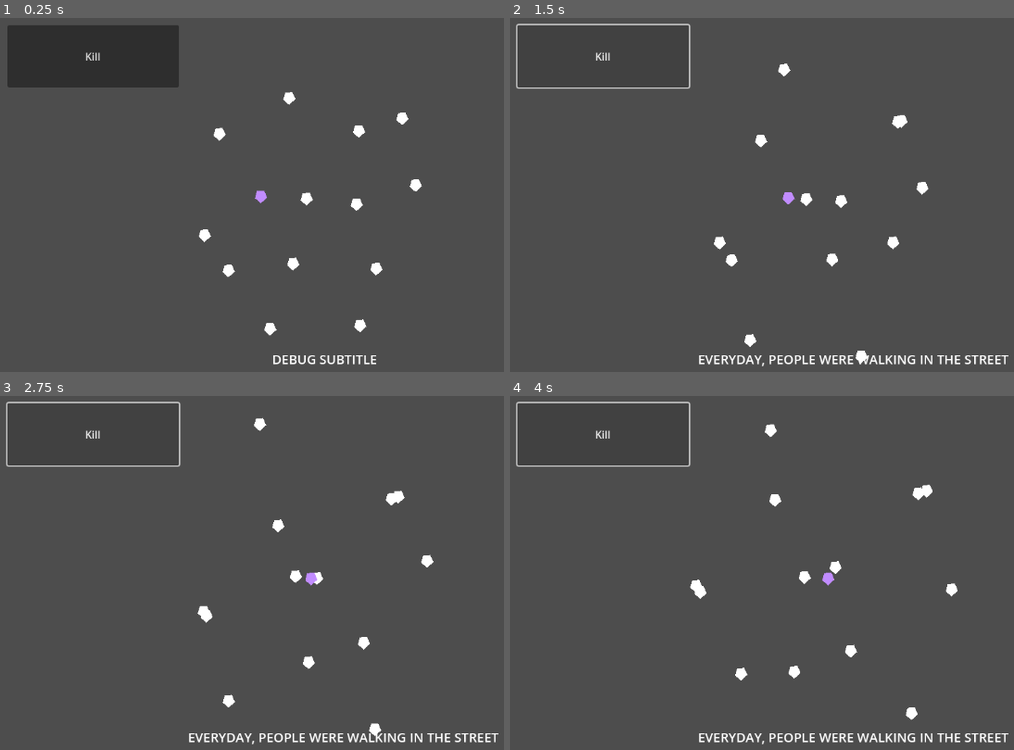
Above: before the commit, frames 1-4 (two rows, left to right).
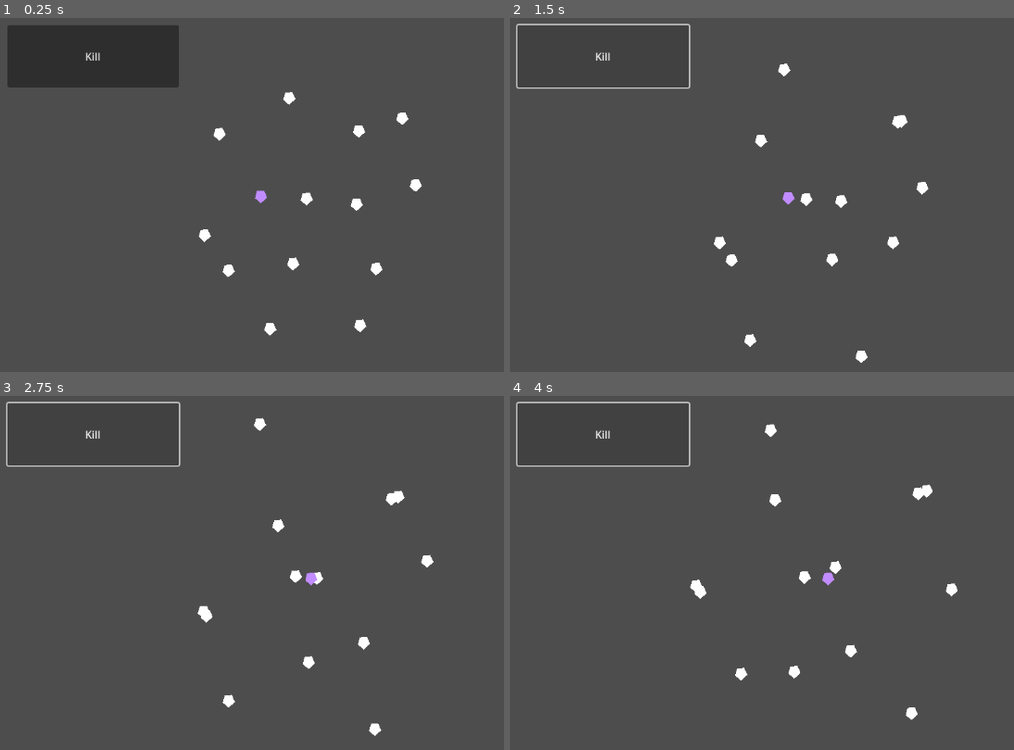
Above: after the commit, the same moments.

Repository: patator62180/Expelemalum
Game: Godot game, scene res://modules/world/world.tscn
Two runs of this game, one before a commit and one after it. Both use one fixed random seed, a clock stepped at 60 frames per second and the inputs below. Sound files missing from this copy of the repository are replaced by a short silence.
Inputs:
- Up to frame 1 (0.25 s): no input
- Up to frame 2 (1.5 s): click "Kill" at 0.5 s; tap Enter at 1.25 s; hold Right (right) from 1.28 s (still down); tap Space (activate) at 1.35 s
- Up to frame 3 (2.75 s): release Right (right) at 2.03 s; hold Down (down) from 2.03 s (still down); tap Space (activate) at 2.1 s
- Up to frame 4 (4 s): release Down (down) at 2.78 s; hold Right (right) 2.78-3.53 s; tap Space (activate) at 2.85, 3.6 s; hold Up (up) from 3.53 s (still down)

The runs differ from the first frame. In frame 1, 0.3% of the frame differs, in the area x 54-75%, y 95-98%; in frame 2, 0.8%; in frame 3, 0.8%; in frame 4, 0.8%, in the area x 37-99%, y 95-99%.

Commit message:
Refacto subtitle

Diff:
--- a/modules/narration/Audio/Everyday.tres
+++ b/modules/narration/Audio/Everyday.tres
@@ -1,7 +1,7 @@
-[gd_resource type="Resource" load_steps=3 format=3 uid="uid://bfuhcteq2of0w"]
+[gd_resource type="Resource" load_steps=3 format=3]
 
-[ext_resource type="AudioStream" uid="uid://pyn0gqrxyv0j" path="res://modules/narration/Audio/Everyday.wav" id="1_02dub"]
-[ext_resource type="Script" path="res://modules/narration/Audio/SubtitledAudioStreamWav.gd" id="2_43bdn"]
+[ext_resource type="AudioStream" uid="uid://pyn0gqrxyv0j" path="res://modules/narration/Audio/AudioSource/Everyday.wav" id="1_02dub"]
+[ext_resource type="Script" path="res://modules/narration/SubtitledAudioStreamWav.gd" id="2_43bdn"]
 
 [resource]
 script = ExtResource("2_43bdn")
--- /dev/null
+++ b/modules/narration/SubtitledAudioStreamWav.gd
@@ -0,0 +1,2 @@
+@export var Audio : AudioStreamWAV
+@export var SubtitleText : String
--- a/modules/narration/narration.gd
+++ b/modules/narration/narration.gd
@@ -17,10 +17,15 @@
 		narratorStreamPlayer.stream = subtitledAudioStream.Audio
 		narratorSubtitleLabel.text = subtitledAudioStream.SubtitleText
 	else:
-		var audioStream = load("res://modules/narration/Audio/"+lineNameStr+".wav")
+		var audioStream = load("res://modules/narration/Audio/AudioSource/"+lineNameStr+".wav")
 		narratorStreamPlayer.stream = audioStream
+		narratorSubtitleLabel.text = "No Subtitle"
 	narratorStreamPlayer.play()
 
 func _on_game_state_updated():
 	if(GameState.KillCount == 1):
 		_play_line(AUDIO_LINE.Everyday)
+
+
+func _on_audio_stream_player_finished():
+	narratorSubtitleLabel.text = ""
--- a/modules/narration/narration.tscn
+++ b/modules/narration/narration.tscn
@@ -1,7 +1,7 @@
-[gd_scene load_steps=5 format=3 uid="uid://dq1n7aidps3bf"]
+[gd_scene load_steps=5 format=3 uid="uid://b855xyyw4k76w"]
 
 [ext_resource type="Script" path="res://modules/narration/narration.gd" id="1_kif28"]
-[ext_resource type="AudioStream" uid="uid://b3rhwilgp1a7l" path="res://modules/narration/Audio/Intro.wav" id="2_6ykfq"]
+[ext_resource type="AudioStream" uid="uid://b3rhwilgp1a7l" path="res://modules/narration/Audio/AudioSource/Intro.wav" id="2_5w13a"]
 [ext_resource type="Script" path="res://modules/narration/NarratorAudioStreamPlayer.gd" id="3_eytij"]
 
 [sub_resource type="LabelSettings" id="LabelSettings_uweh6"]
@@ -17,7 +17,7 @@
 script = ExtResource("1_kif28")
 
 [node name="AudioStreamPlayer" type="AudioStreamPlayer" parent="."]
-stream = ExtResource("2_6ykfq")
+stream = ExtResource("2_5w13a")
 volume_db = 1.0
 script = ExtResource("3_eytij")
 
@@ -27,8 +27,9 @@
 offset_top = 546.0
 offset_right = 783.0
 offset_bottom = 572.0
-text = "Debug Subtitle"
 label_settings = SubResource("LabelSettings_uweh6")
 horizontal_alignment = 1
 vertical_alignment = 1
 uppercase = true
+
+[connection signal="finished" from="AudioStreamPlayer" to="." method="_on_audio_stream_player_finished"]
Not shown, changed: modules/narration/Audio/AudioSource/Everyday.wav.import
Not shown, changed: modules/narration/Audio/AudioSource/Exorcism.wav.import
Not shown, changed: modules/narration/Audio/AudioSource/Intro.wav.import
Not shown, changed: modules/narration/Audio/AudioSource/TooMuchTrigger.wav.import
Not shown: 1 places in modules/world/world.tscn that only renumber resources
Not shown, added: modules/narration/Audio/AudioSource/Everyday.wav
Not shown, added: modules/narration/Audio/AudioSource/Exorcism.wav
Not shown, added: modules/narration/Audio/AudioSource/Intro.wav
Not shown, added: modules/narration/Audio/AudioSource/TooMuchTrigger.wav
